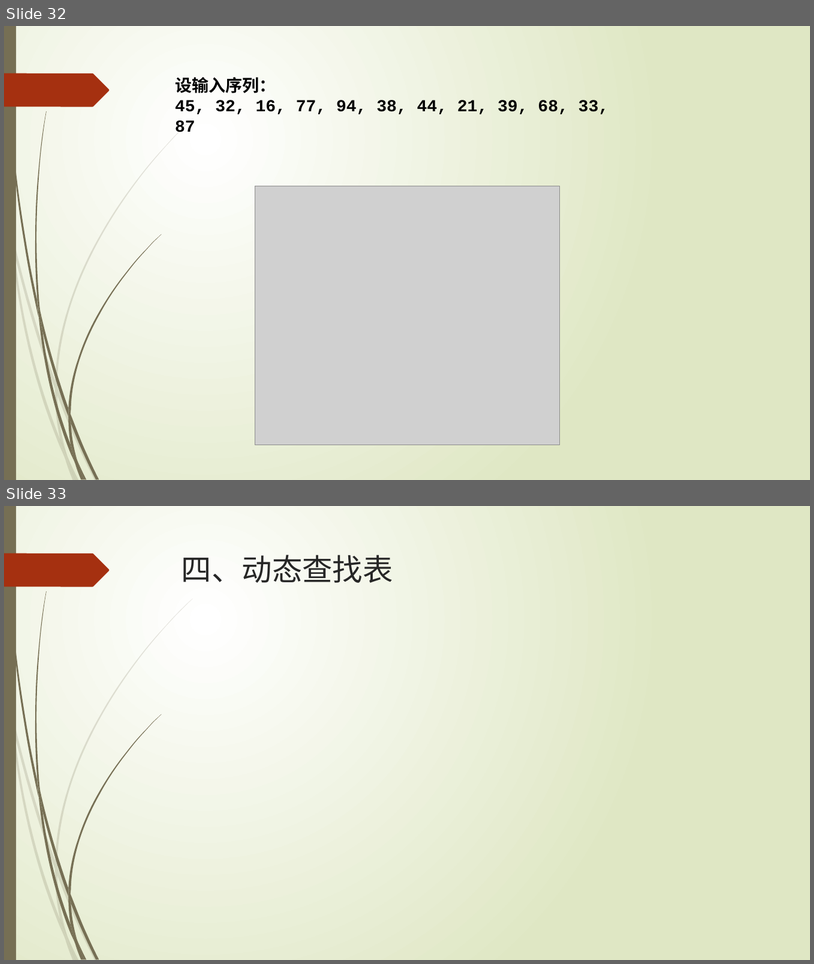
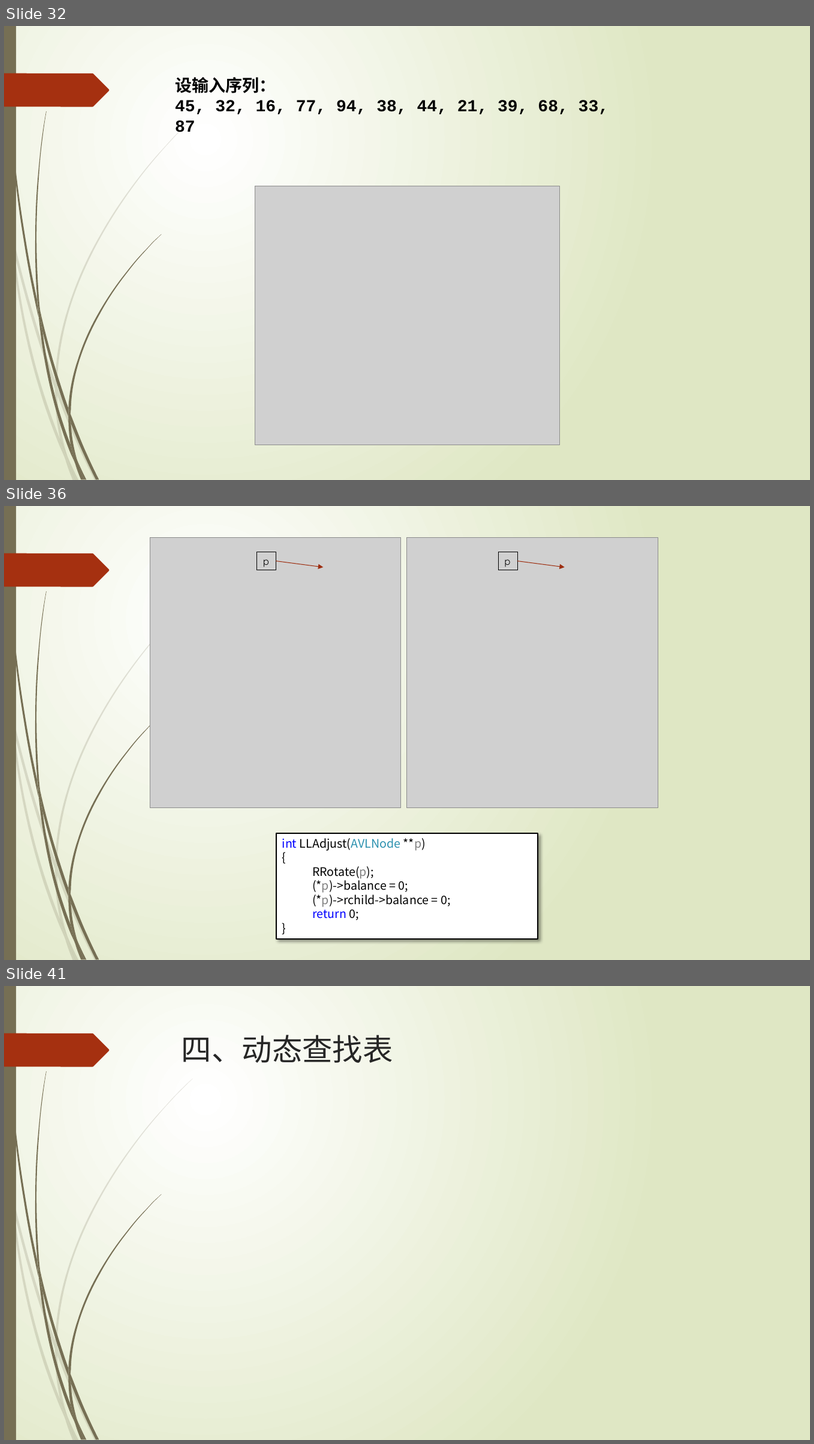
Before and after one commit to TeacherPeng/Datastruct, a slide deck: 教案/第08章 集合与查找.pptx. Shown one above the other, each under a label of ours: slides 32 and 33 before the commit, slides 32, 36 and 41 after it; the slides between them are not shown. The pictures are 814x964 and 814x1444 pixels, drawn with LibreOffice and Linux fonts; fonts in the diff are those of the drawing; grey boxes stand for pictures. Boxes give left, top, right and bottom in pixels: in the first picture for what was removed or moved away, otherwise in the second. Text is boxed around its words. In the diff, an @@ line names an element or a change of style, - is before the commit and + after.

```diff
--- a/教案/第08章 集合与查找.pptx
+++ b/教案/第08章 集合与查找.pptx
@@ slide 36 added at <box>4,506,810,960</box>, background gradient #FFFFFF to #DFE8C4; not listed: 24 template elements that a slide beside it also shows @@
@@ picture added at <box>150,537,401,807</box> @@
@@ picture added at <box>408,537,659,807</box> @@
@@ rectangle added at <box>257,552,277,570</box>, outline #000000 0.75 pt, 12 pt, text #000000 @@
+p
@@ rectangle added at <box>499,552,518,570</box>, outline #000000 0.75 pt, 12 pt, text #000000 @@
+p
@@ arrow added from (276, 561) to (323, 567), #9E2E0F 0.75 pt @@
@@ arrow added from (518, 561) to (565, 567), #9E2E0F 0.75 pt @@
@@ rectangle added at <box>276,832,538,939</box>, fill #FFFFFF, outline #000000 1.25 pt, 14 pt, text #000000 @@
+int LLAdjust(AVLNode **p)
+{
+  RRotate(p);
+  (*p)->balance = 0;
+  (*p)->rchild->balance = 0;
+  return 0;
+}
@@ what was slide 33 is now slide 41 @@
```
Also in this commit, not shown: 7 other slides added, 1 other file.
